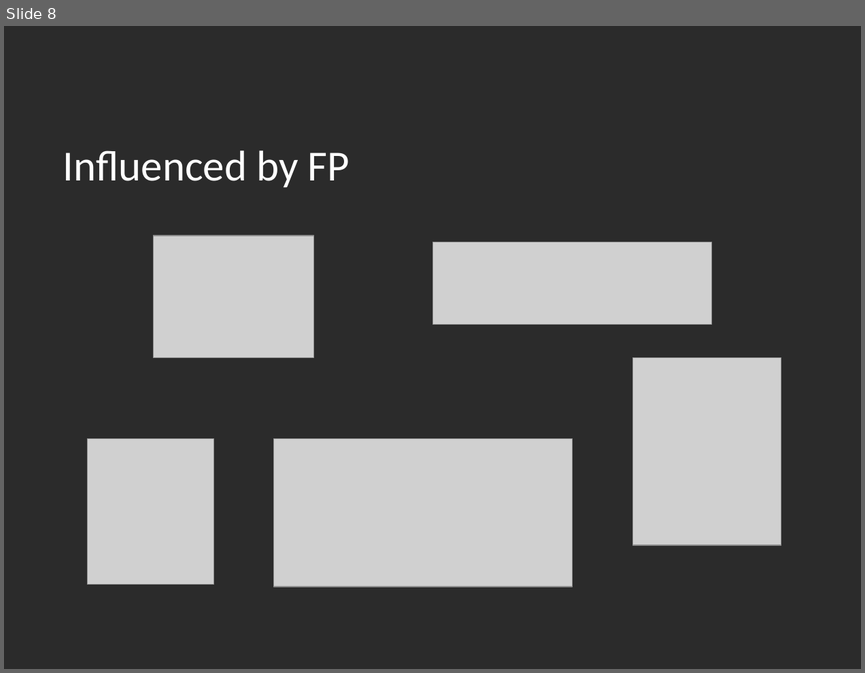
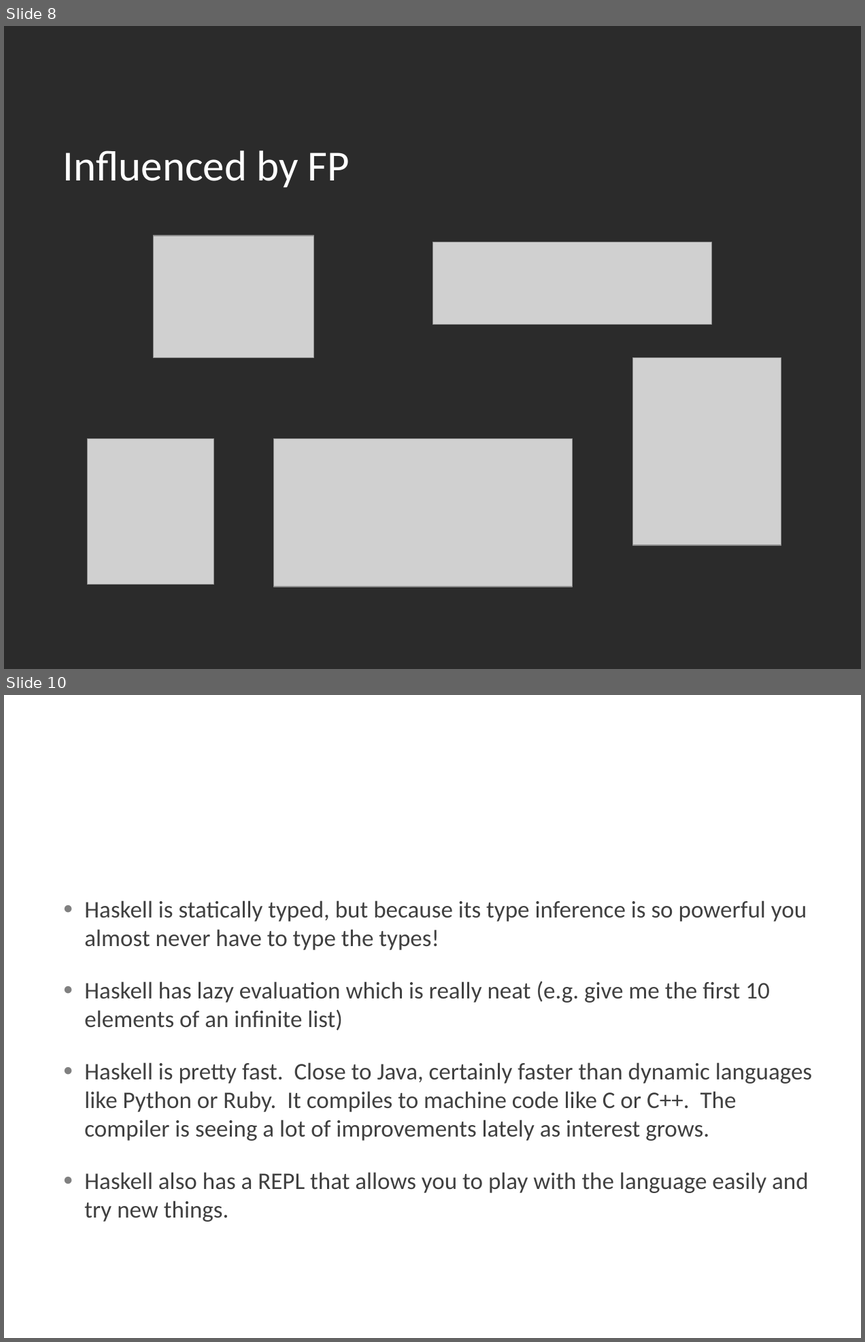
Before and after one commit to AtomicMegaNerd/fnprogfun1, a slide deck: fnprogfun1.pptx. Shown one above the other, each under a label of ours: slide 8 before the commit, slides 8 and 10 after it; the slides between them are not shown. The pictures are 865x673 and 865x1342 pixels, drawn with LibreOffice and Linux fonts; fonts in the diff are those of the drawing; grey boxes stand for pictures; background and template pictures are left out; a plain dark background stands for a picture behind light text. Boxes give left, top, right and bottom in pixels: in the first picture for what was removed or moved away, otherwise in the second. Text is boxed around its words. In the diff, an @@ line names an element or a change of style, - is before the commit and + after.

Commit message:
Expanded some examples, also updated the slide deck

```diff
--- a/fnprogfun1.pptx
+++ b/fnprogfun1.pptx
@@ slide 10 added at box(4, 695, 861, 1338), background picture (left out) @@
@@ title added at box(54, 756, 834, 863), 36 pt, text #FFFFFF @@
+Interesting facts about Haskell
@@ text added at box(84, 900, 812, 1221), 20 pt, text #404040 @@
+● Haskell is statically typed, but because its type inference is so powerful you almost never have to type the types!
+● Haskell has lazy evaluation which is really neat (e.g. give me the first 10 elements of an infinite list)
+● Haskell is pretty fast. Close to Java, certainly faster than dynamic languages like Python or Ruby. It compiles to machine code like C or C++. The compiler is seeing a lot of improvements lately as interest grows.
+● Haskell also has a REPL that allows you to play with the language easily and try new things.
```
Also in this commit, not shown: 3 slides changed, 1 other slide added, 3 other files.
